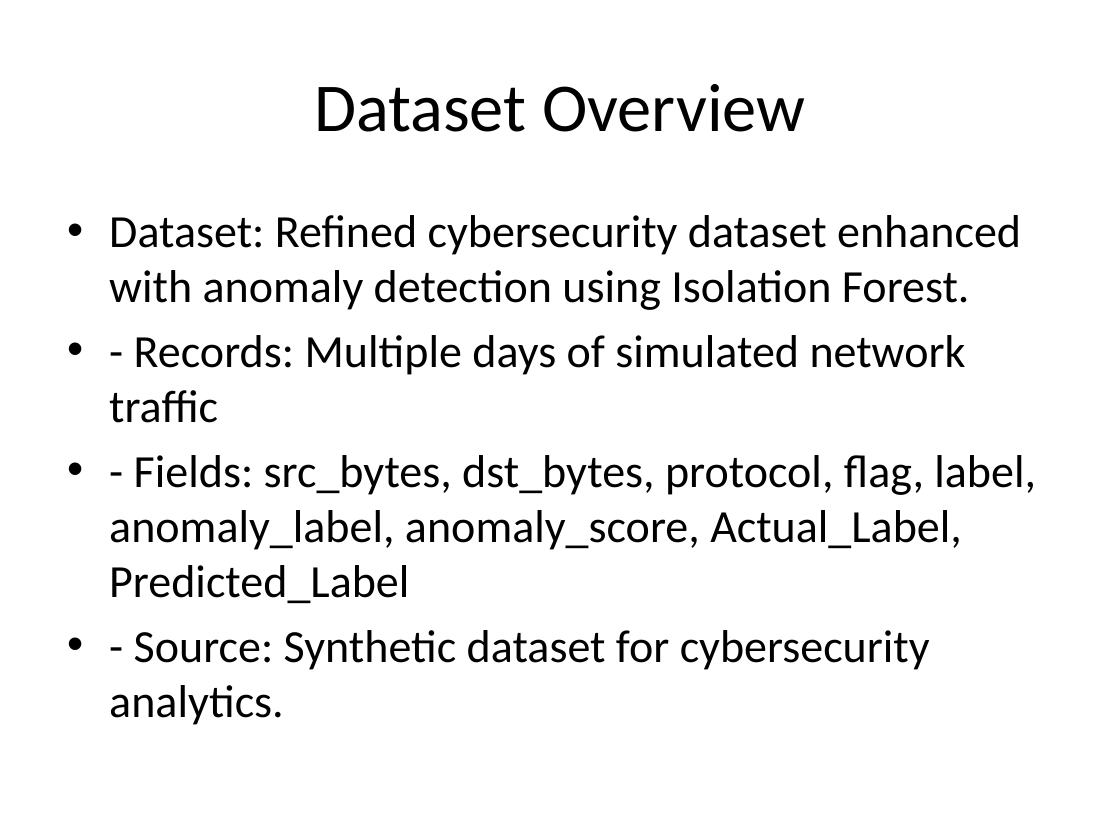
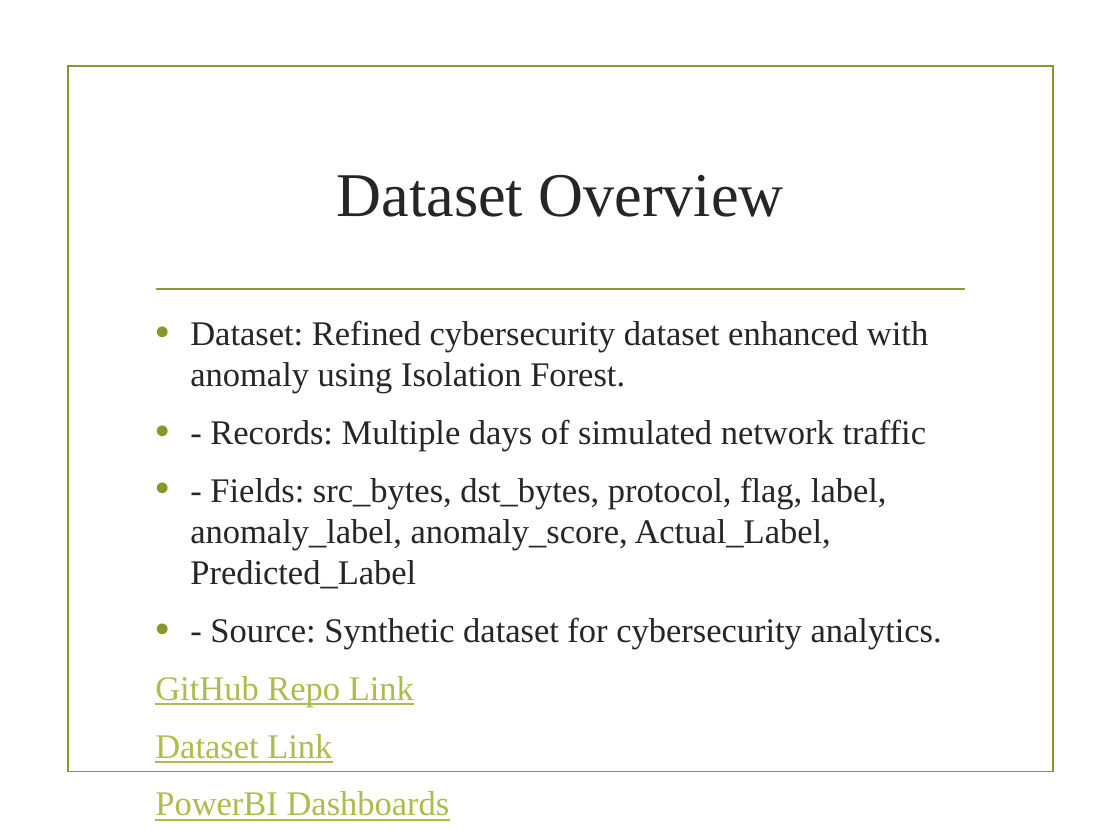
Before and after one commit to Serge731/CyberSecurityBigDataAnalytics, a slide deck: slide 3 of Cybersecurity_Capstone_Presentation.pptx. Drawn at 1120x840 pixels with LibreOffice and Linux fonts; fonts in the diff are those of the drawing; background and template pictures are left out. Boxes give left, top, right and bottom in pixels: in the first picture for what was removed or moved away, otherwise in the second. Text is boxed around its words. In the diff, an @@ line names an element or a change of style, - is before the commit and + after.

```diff
--- a/Cybersecurity_Capstone_Presentation.pptx
+++ b/Cybersecurity_Capstone_Presentation.pptx
@@ rectangle added at [68, 66, 1053, 772], outline #83992A 1.25 pt @@
@@ title "Dataset Overview": place and size @@
-title "Dataset Overview" at [314, 84, 805, 132]
+title "Dataset Overview" at [337, 175, 784, 217]
@@ title "Dataset Overview" at [337, 175, 784, 217]: size 44 to 40 pt, font Calibri to Times New Roman, text colour #000000 to #262626 @@
@@ line added from (157, 289) to (964, 289), #83992A 1.25 pt @@
@@ text "Dataset: Refined cybersecurity dataset enhanced ...": place and size @@
-text "Dataset: Refined cybersecurity dataset enhanced ..." at [109, 215, 1036, 725]
+text "Dataset: Refined cybersecurity dataset enhanced ..." at [155, 320, 942, 763]
@@ text at [190, 320, 928, 393]: text changed; size 29.6 to 22.2 pt; font Calibri to Times New Roman; text colour #000000 to #262626 @@
-• Dataset: Refined cybersecurity dataset enhanced with anomaly detection using Isolation Forest.
+• Dataset: Refined cybersecurity dataset enhanced with anomaly using Isolation Forest.
@@ text at [190, 419, 942, 649]: size 29.6 to 22.2 pt, font Calibri to Times New Roman, text colour #000000 to #262626 in "- Records: Multiple days of simulated network ...", "- Fields: src_bytes, dst_bytes, protocol, flag, label, ...", "- Source: Synthetic dataset for cybersecurity analytics."; indent changed; more space between paragraphs @@
@@ text at [155, 676, 414, 763]: paragraphs added @@
+GitHub Repo Link
+Dataset Link
+PowerBI Dashboards
```
Also in this commit, not shown: 11 other slides changed, 1 slide added.
